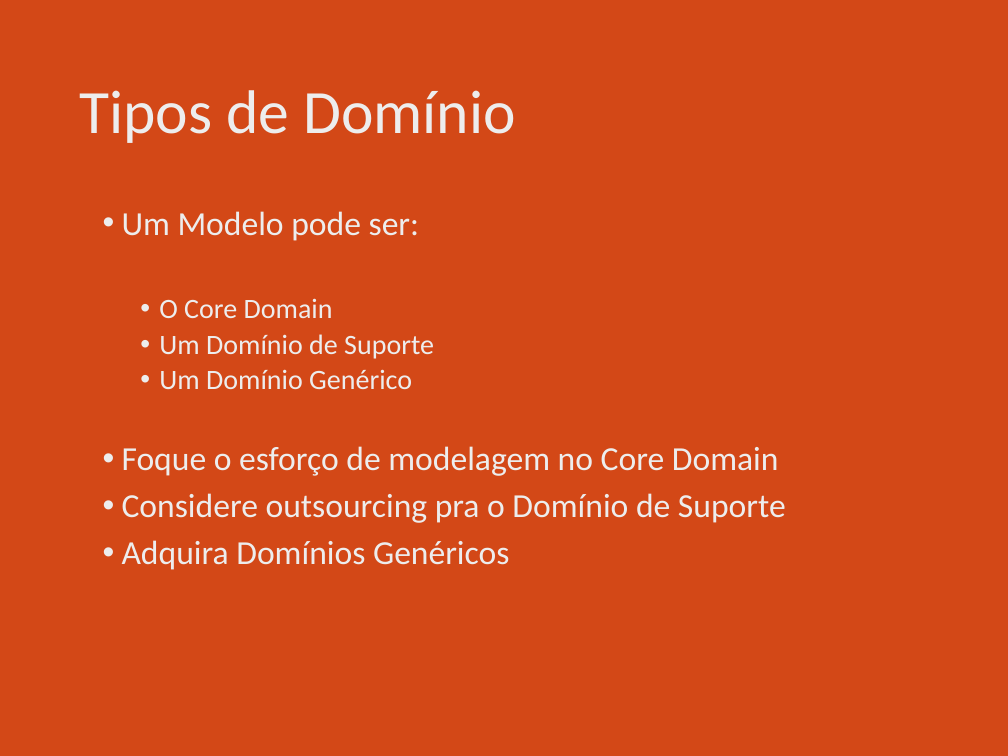
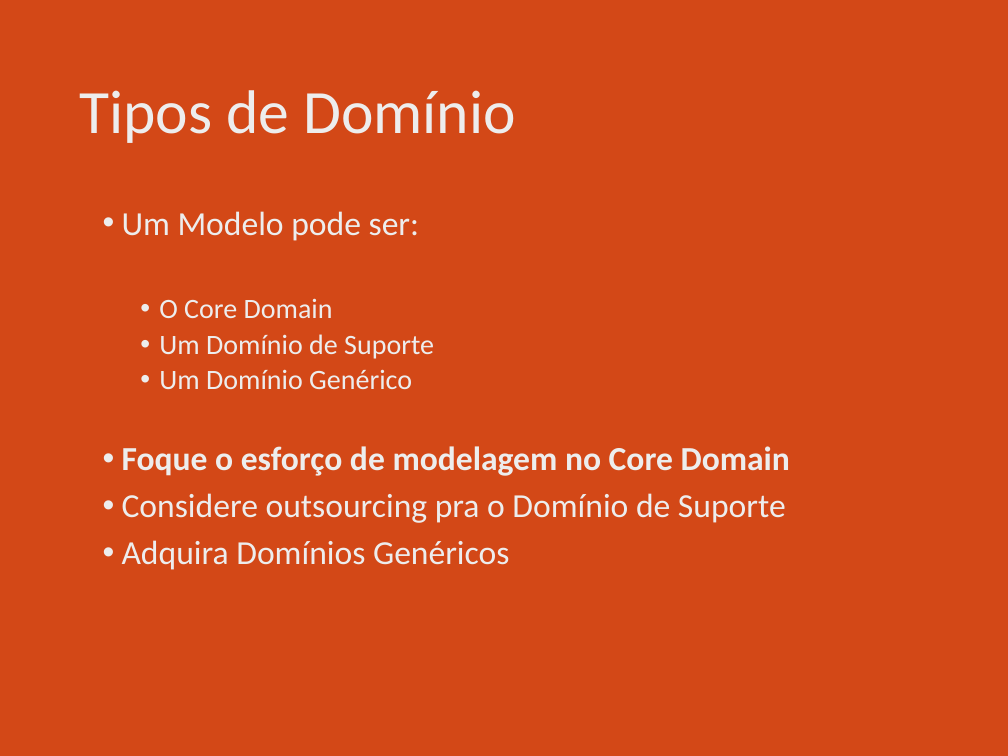
Before and after one commit to ivanpaulovich/event-sourcing-jambo, a slide deck: slide 10 of docs/Introdução ao Domain-Driven-Design (DDD).pptx. Drawn at 1008x756 pixels with LibreOffice and Linux fonts; fonts in the diff are those of the drawing. Boxes give left, top, right and bottom in pixels: in the first picture for what was removed or moved away, otherwise in the second. Text is boxed around its words. In the diff, an @@ line names an element or a change of style, - is before the commit and + after.

```diff
--- a/docs/Introdução ao Domain-Driven-Design (DDD).pptx
+++ b/docs/Introdução ao Domain-Driven-Design (DDD).pptx
@@ text at (122,446,790,476): bold on in "Foque o esforço de modelagem no Core ..." @@
```
Also in this commit, not shown: 4 other slides changed, 1 other file.
